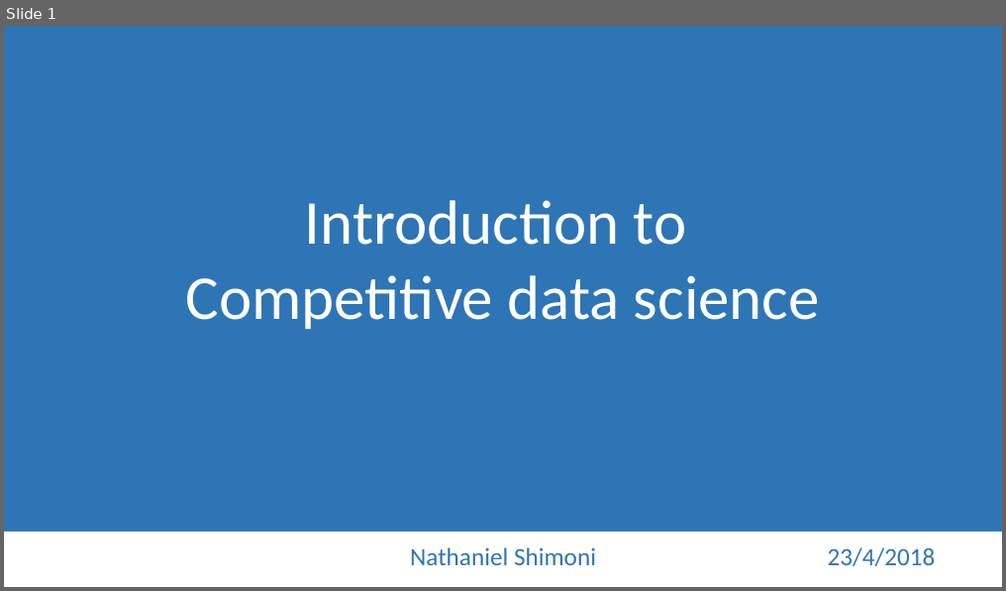
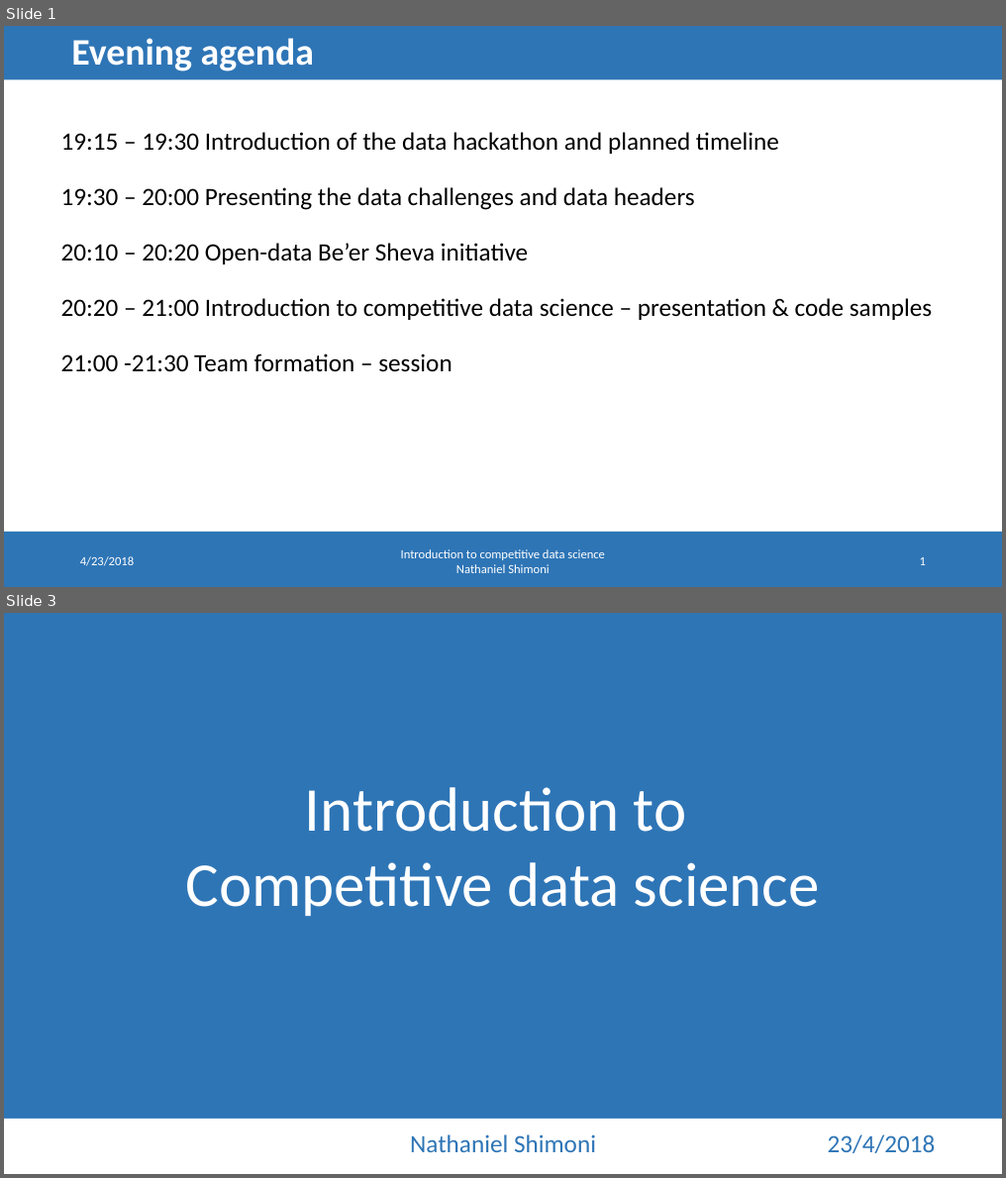
Before and after one commit to nathanie/dmbi_data_hackathon, a slide deck: bgu data hackathon prep night presentation.pptx. Shown one above the other, each under a label of ours: slide 1 before the commit, slides 1 and 3 after it; the slides between them are not shown. The pictures are 1006x591 and 1006x1178 pixels, drawn with LibreOffice and Linux fonts; fonts in the diff are those of the drawing. Boxes give left, top, right and bottom in pixels: in the first picture for what was removed or moved away, otherwise in the second. Text is boxed around its words. In the diff, an @@ line names an element or a change of style, - is before the commit and + after.

```diff
--- a/bgu data hackathon prep night presentation.pptx
+++ b/bgu data hackathon prep night presentation.pptx
@@ slide 1 added at <box>4,26,1002,587</box>, background #FFFFFF @@
@@ rectangle added at <box>4,26,1002,79</box>, fill #2E75B6 @@
@@ title added at <box>71,38,314,72</box>, 36 pt, text #FFFFFF, bold @@
+Evening agenda
@@ text added at <box>61,132,932,372</box>, 24 pt, text #000000 @@
+19:15 – 19:30 Introduction of the data hackathon and planned timeline
+19:30 – 20:00 Presenting the data challenges and data headers
+20:10 – 20:20 Open-data Be’er Sheva initiative
+20:20 – 21:00 Introduction to competitive data science – presentation & code samples
+21:00 -21:30 Team formation – session
@@ rectangle added at <box>4,532,1002,587</box>, fill #2E75B6 @@
@@ text added at <box>80,557,134,567</box>, 12 pt, text #FFFFFF @@
+4/23/2018
@@ text added at <box>401,550,605,573</box>, 12 pt, text #FFFFFF @@
+Introduction to competitive data science
+Nathaniel Shimoni
@@ page number added at <box>920,558,926,566</box>, 12 pt, text #FFFFFF @@
+1
@@ what was slide 1 is now slide 3 @@
```
Also in this commit, not shown: 16 slides changed, 1 other slide added, 4 other files.
